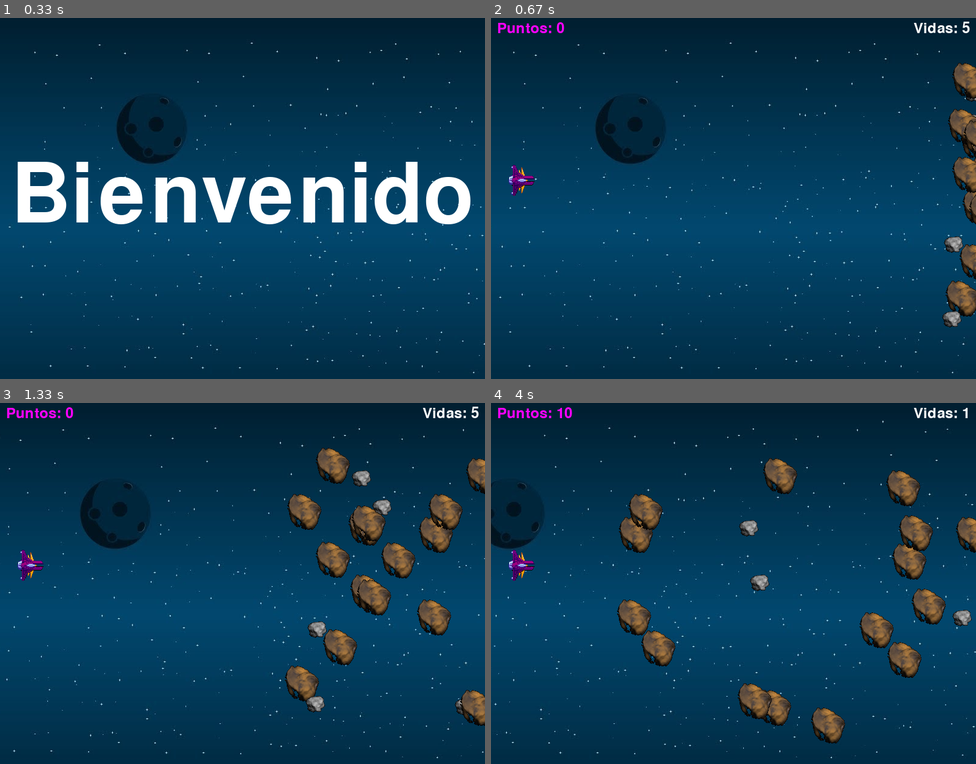
Above: before the commit, frames 1-4 (two rows, left to right).
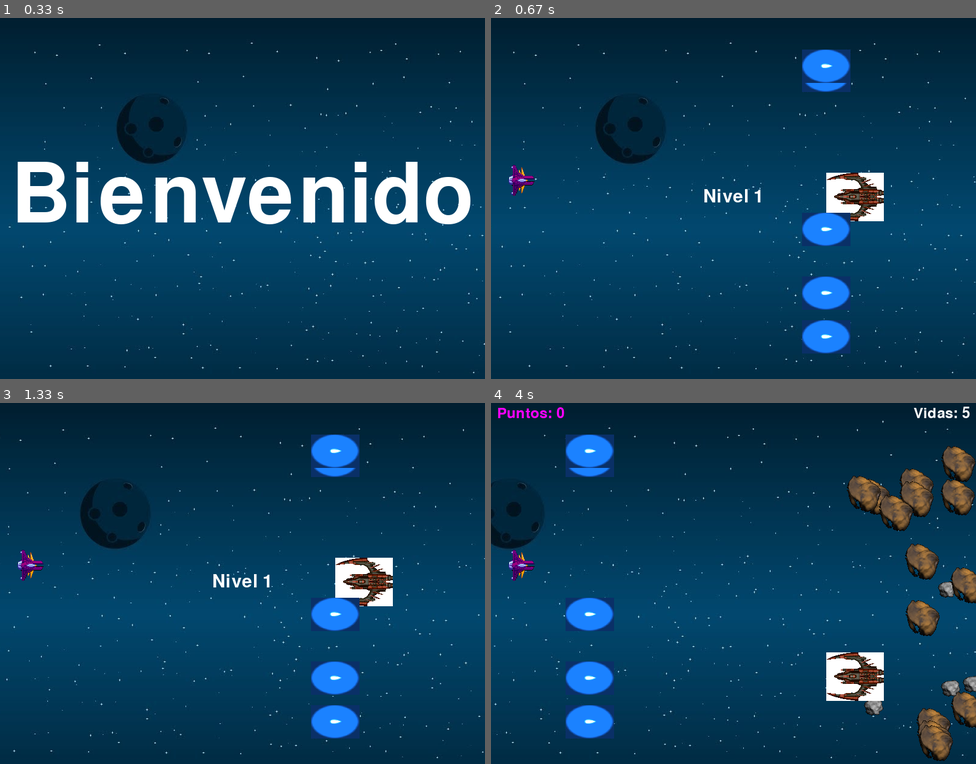
Above: after the commit, the same moments.

Repository: Mikifevrier/Proyecto-Final-Pygame
Game: pygame game, started from main.py
Same seed, same stepped clock (60 frames per second), same inputs: the game is played once before the commit and once after it.
Inputs:
- Up to frame 1 (0.33 s): no input
- Up to frame 2 (0.67 s): tap Space at 0.33 s
- Up to frame 3 (1.33 s): no input
- Up to frame 4 (4 s): no input

Frame 1 is identical in both runs. In frame 2, 8.0% of the frame differs, in the area x 1-100%, y 1-93%; in frame 3, 11%; in frame 4, 17%, in the area x 13-100%, y 1-100%.

Commit message:
Muchos arreglos, probar un enemigo con balas, cambios de pantallas, necesita muchos arreglos

Diff:
--- a/main.py
+++ b/main.py
@@ -3,6 +3,7 @@
 from pygame import mixer
 from pygame import sprite
 import sys, os
+import time, datetime
 
 from pygame.constants import *
 
@@ -12,6 +13,8 @@
 NEGRO = (0, 0, 0)
 BLANCO = (255, 255, 255)
 VIDAS_INICIALES = 5
+TIEMPO_NIVEL_1 = 10
+TIEMPO_NIVEL_2 = 10
 
 # Inicio del juego y creao la pantalla
 pygame.init()
@@ -64,6 +67,9 @@
         d = {self.justificado: (self.x, self.y)}
         self.rect = self.image.get_rect(**d)
 
+    def update(self):
+        self.image = self.fuente.render(self.palabras, True, self.color)
+
 # El jugador que controla la nave
 class Nave(pygame.sprite.Sprite):
     def __init__(self):
@@ -103,17 +109,14 @@
         self.image = random.choice(self.imagenes_roca)
         self.image.set_colorkey(NEGRO)
         self.rect = self.image.get_rect()
-        self.rect.x = random.randrange(ANCHO + self.rect.width, ANCHO + self.rect.width + 30)
-        self.rect.y = random.randrange(self.rect.height, ALTO - self.rect.height)
-        self.vx = random.randrange(2, 8)
+        self.reseteaRoca()
 
 
     def update(self):
         self.rect.x -= self.vx
+        #self.image = pygame.transform.rotate(self.image, 1)  Rotar rocas pero no funciona (preguntar a Ramón)
         if self.rect.right < 0:
-            self.rect.x = random.randrange(ANCHO + self.rect.width, ANCHO + self.rect.width + 30)
-            self.rect.y = random.randrange(self.rect.height, ALTO - self.rect.height)
-            self.vx = random.randrange(2, 8)
+            self.resetearRoca()
             #Eliminar las rocas que pasan la pantalla y que vuelvan a generarse en un lugar random
 
     def reseteaRoca(self):  #Resetea la posicion de la roca
@@ -150,7 +153,94 @@
             self.index +=1
             self.image = self.images[self.index]
         if self.index >= len(self.images) - 1 and self.contador >= v_explosion:
-            self.muestraExplosion = False
+            self.muestraExplosion = False #No elimina la explosión, la escondemos. Solo creamos una, no varias. Solo aparece cuando la llame.
+
+class Enemigo(pygame.sprite.Sprite):
+    def __init__(self, x, y, v):
+        super().__init__()
+        self.image = pygame.image.load("images/enemigo.png").convert()
+        self.image.set_colorkey(NEGRO)
+        self.image = pygame.transform.scale(self.image, (80, 95))
+        self.image = pygame.transform.rotate(self.image, 90)
+        self.rect = self.image.get_rect()
+        self.rect.center = [x, y]
+
+        self.direccion = 1
+        self.vy = v
+
+        self.minTiempoDisparo = 3
+        self.maxTiempoDisparo = 5
+
+        self.tiempoDisparo = 0
+
+        self.contador = 0
+
+        self.start_ticks_balas = pygame.time.get_ticks()
+        self.balasArray = [None] * 5
+        self.iniciaBalas()
+
+    def update(self):
+        self.movimiento()
+        #if self.tiempoPartida(self.tiempoDisparo):
+            #Disaprar Bala
+            #self.tiempoDisparo = random.randint(self.minTiempoDisparo, self.maxTiempoDisparo)
+            #print("Dispara " + str(self.contador))
+            #self.contador += 1
+            #self.start_ticks_balas = pygame.time.get_ticks()
+
+    def movimiento(self):
+        if self.rect.top < 0:
+            self.rect.top = 0
+            self.direccion *= -1
+        if self.rect.bottom > ALTO:
+            self.rect.bottom = ALTO
+            self.direccion *= -1
+
+        self.rect.y += self.vy * self.direccion
+
+    def iniciaBalas(self):
+        for i in range(5):
+            self.balasArray[i] = Bala(self.rect.x, random.randint(0, ALTO), 10)
+            #print("Bala creada")
+
+    def impacto(self, nave):
+        for i in range(5):
+            if pygame.sprite.collide_rect(nave, self.balasArray[i]):
+                self.balasArray[i].viva = False
+                self.balasArray[i].rect.x = ANCHO + self.balasArray[i].rect.width
+                nave.vidas -= 1
+
+    def tiempoPartida(self, tiempo):            # Funciona en generico, por lo que podemos pasarle cualquier tiempo, y nos devolvera si ese tiempo ha pasado o no
+        seconds = tiempo - (pygame.time.get_ticks() - self.start_ticks_balas)/1000 #calculate how many seconds
+        if seconds <= 0:
+            self.start_ticks_balas = pygame.time.get_ticks()
+            return True
+
+        else:
+            return False
+
+class Bala(pygame.sprite.Sprite):
+    def __init__(self, x, y, v):
+        super().__init__()
+        self.image = pygame.image.load("images/bala.png").convert()
+        self.image.set_colorkey(NEGRO)
+        self.image = pygame.transform.scale(self.image, (80, 55))
+        self.image = pygame.transform.rotate(self.image, 180)
+        self.rect = self.image.get_rect()
+        self.rect.center = [x, y]
+
+        self.vx = v
+
+        self.viva = True
+
+    def update(self):
+        if self.viva:
+            self.movimiento()
+
+    def movimiento(self):
+        self.rect.x -= self.vx
+        if self.rect.right < 0:
+            pygame.sprite.Sprite.kill(self)
 
 class Game():
     clock = pygame.time.Clock()
@@ -171,16 +261,27 @@
         self.grupoSpritesGameOver = pygame.sprite.Group()
         self.roca_list = [None] * 20
 
+        self.puedeJugar = False
+
         #Menu
         self.textoMenu = Texto(ANCHO/2, ALTO/2, "Bienvenido", "center", 200)
         self.grupoSpritesMenu.add(self.textoMenu)
 
         #Juego
+        self.indice_Nivel = 1
+
+        #self.bala = Bala(ANCHO/2, ALTO/2, 10)
+        self.enemigo = Enemigo(ANCHO/4 * 3, ALTO/2, 4)
+
         self.marcador_puntos = Marcador(10,10, "topleft", fontsize = 35, color = (255, 0, 255))
         self.marcador_puntos.palabras = "Puntos: {}"
 
         self.marcador_vidas = Marcador(790, 10, "topright", fontsize = 35)
         self.marcador_vidas.palabras = "Vidas: {}"
+
+        self.textoTiempo = Texto(ANCHO/2, 25, "00" ,"center", 45)
+
+        self.textoNivel = Texto(ANCHO/2, ALTO/2, "Nivel " + str(self.indice_Nivel), "center", 45)
 
         for i in range(20):
             self.roca_list[i] = Roca()
@@ -192,6 +293,9 @@
         #Game Over
         self.textoGameOver = Texto(ANCHO/2, ALTO/2, "GAME OVER" ,"center", 100)
         self.grupoSpritesGameOver.add(self.textoGameOver)
+
+        #Temporizador
+        self.start_ticks = pygame.time.get_ticks() #starter tick
 
     def mainloop(self):
         running = True
@@ -205,6 +309,7 @@
                 tecla = pygame.key.get_pressed()
                 if tecla[pygame.K_SPACE]:
                     self.indicePantalla = 1
+                    self.reseteaJuego()
 
                 # Mueve la pantalla
                 x_mueve = self.x % self.fondo.get_rect().width
@@ -220,25 +325,27 @@
 
             elif self.indicePantalla == 1: # Juego
                 # Si hay una colisión
-                for roca in self.roca_list:
-                    self.sumarPunto(roca, self.marcador_puntos) #Alomejor sumamos un punto
-                    colision = pygame.sprite.collide_rect(self.nave, roca) # Detecta colision solo entre dos sprites en concreto
-                    if colision:
-                        self.explosion = Explosion(self.nave.rect.centerx, self.nave.rect.centery, 2) #voy a dejar el tamaño grande por el momento
-                        self.explosion.muestraExplosion = True  #Debemos mostrar la explosion
-                        boom.play()
-                        self.nave.vidas -= 1
-
-                        roca.reseteaRoca()
-
-                        if self.nave.vidas == 0:
-                            self.indicePantalla = 2
-                            self.nave = Nave()
-                            self.explosion.rect.x += ANCHO      #La sacamos de pantalla para que no se vea al volver a jugar
-                            self.resetearRocas()                #Volvemos a crear las rocas con el constructor, por lo que volveran a la parte derecha de la pantalla
-                self.marcador_vidas.contador = self.nave.vidas
-
-        #Más adelante buscar otro fondo
+                if self.puedeJugar:
+                    for roca in self.roca_list:
+                        self.sumarPunto(roca, self.marcador_puntos) #Alomejor sumamos un punto
+                        colision1 = pygame.sprite.collide_rect(self.nave, roca)
+                        if colision1:
+                            self.explosion = Explosion(self.nave.rect.centerx, self.nave.rect.centery, 2) #voy a dejar el tamaño grande por el momento
+                            self.explosion.muestraExplosion = True  #Arreglo de la explosión
+                            boom.play()
+                            self.nave.vidas -= 1
+
+                            roca.reseteaRoca()
+
+                            if self.nave.vidas == 0:
+                                self.indicePantalla = 3
+                                self.puedeJugar = False
+                        self.marcador_vidas.contador = self.nave.vidas
+                    self.enemigo.impacto(self.nave)
+                else:
+                    if self.tiempoPartida(3):
+                        self.puedeJugar = True
+
                 # Mueve la pantalla
                 x_mueve = self.x % self.fondo.get_rect().width
                 self.pantalla.blit(self.fondo, [x_mueve - self.fondo.get_rect().width , 0])
@@ -248,8 +355,39 @@
 
                 self.updateGame()
 
-            elif self.indicePantalla == 2: # GameOver
-                #print("Printeamos")
+            elif self.indicePantalla == 2: ### Nivel 2
+
+                if self.puedeJugar:
+                    for roca in self.roca_list:
+                        self.sumarPunto(roca, self.marcador_puntos)
+                        colision = pygame.sprite.collide_rect(self.nave, roca)
+                        if colision:
+                            self.explosion = Explosion(self.nave.rect.centerx, self.nave.rect.centery, 2)
+                            self.explosion.muestraExplosion = True
+                            boom.play()
+                            self.nave.vidas -= 1
+
+                            roca.reseteaRoca()
+
+                            if self.nave.vidas == 0:
+                                self.indicePantalla = 3
+                                self.puedeJugar = False
+                        self.marcador_vidas.contador = self.nave.vidas
+                else:
+                    if self.tiempoPartida(3):
+                        self.puedeJugar = True
+                        #self.start_ticks = pygame.time.get_ticks()
+
+                # Mueve la pantalla
+                x_mueve = self.x % self.fondo.get_rect().width
+                self.pantalla.blit(self.fondo, [x_mueve - self.fondo.get_rect().width , 0])
+                if x_mueve < ANCHO:
+                    self.pantalla.blit(self.fondo, (x_mueve, 0))
+                self.x -= 1
+
+                self.updateGame()
+
+            elif self.indicePantalla == 3: # GameOve
                 if self.botonSoltado:
                     self.indicePantalla = 0
 
@@ -259,7 +397,6 @@
                 self.grupoSpritesGameOver.update()
 
         self.game_over()
-
 
     def handleevent(self):
         for event in pygame.event.get():
@@ -275,31 +412,70 @@
         pygame.quit()
         sys.exit()
 
-    def resetearRocas(self):    #Resetea la posicion de las rocas
+    def resetearRocas(self):
         for i in range(20):
-            self.roca_list[i] = Roca()
-
-    def sumarPunto(self, roca, marcador): #Miramos si debemos añadir un nuevo punto
+            self.roca_list[i].reseteaRoca()
+
+    def sumarPunto(self, roca, marcador): #Arreglo para los puntos
         if(roca.rect.x < -roca.rect.width/2):
             marcador.contador += 1
             roca.reseteaRoca()
 
     def updateGame(self):
         grupoSpritesJuego = pygame.sprite.Group()
-        grupoSpritesJuego.add(self.marcador_vidas)
-        grupoSpritesJuego.add(self.marcador_puntos)
+
+        if self.puedeJugar:
+            grupoSpritesJuego.add(self.marcador_vidas)
+            grupoSpritesJuego.add(self.marcador_puntos)
+            grupoSpritesJuego.add(self.nave)
+        else:
+            grupoSpritesJuego.add(self.textoNivel)
         grupoSpritesJuego.add(self.nave)
 
-        if self.explosion.muestraExplosion:   #Mostramos la explosion o no
+        if self.explosion.muestraExplosion:   #Arreglo en la explosión
             grupoSpritesJuego.add(self.explosion)
 
         for i in range(20):
             grupoSpritesJuego.add(self.roca_list[i])
 
+        grupoSpritesJuego.add(self.enemigo)
+        for i in range(5):
+            grupoSpritesJuego.add(self.enemigo.balasArray[i])
+
         grupoSpritesJuego.draw(self.pantalla)
         pygame.display.flip()
 
-        grupoSpritesJuego.update()
+        if self.puedeJugar:
+            if self.indicePantalla == 1:
+                if self.tiempoPartida(TIEMPO_NIVEL_1):
+                    self.indicePantalla += 1
+                    self.indice_Nivel += 1
+                    self.textoNivel.palabras = "Nivel " + str(self.indice_Nivel)
+                    self.puedeJugar = False
+                    self.reseteaJuego()
+            elif self.indicePantalla == 2:
+                if self.tiempoPartida(TIEMPO_NIVEL_2):
+                    self.indicePantalla = 0
+                    self.indice_Nivel = 0
+
+            grupoSpritesJuego.update()
+
+    def reseteaJuego(self):
+        self.resetearRocas()
+        self.marcador_puntos.contador = 0
+        self.marcador_vidas.contador = VIDAS_INICIALES
+        self.explosion.rect.x += ANCHO
+        self.nave = Nave()
+        self.start_ticks = pygame.time.get_ticks() #starter tick, truco muy bueno para contar tiempos
+
+
+    def tiempoPartida(self, tiempo):      # Funciona en generico, por lo que podemos pasarle cualquier tiempo, y nos devolvera si ese tiempo ha pasado o no
+        seconds = tiempo - (pygame.time.get_ticks() - self.start_ticks)/1000 # Calcula cuántos segundos han pasado
+        self.textoTiempo.palabras = str(int(seconds))
+        if seconds <= 0:
+            return True
+        else:
+            return False
 
 if __name__ == "__main__":
     pygame.init()
Binary file added: images/81-816754_transparent-sprites-ship-clip-black-and-white-stock.png
Binary file added: images/bala.png
Binary file added: images/enemigo.png
